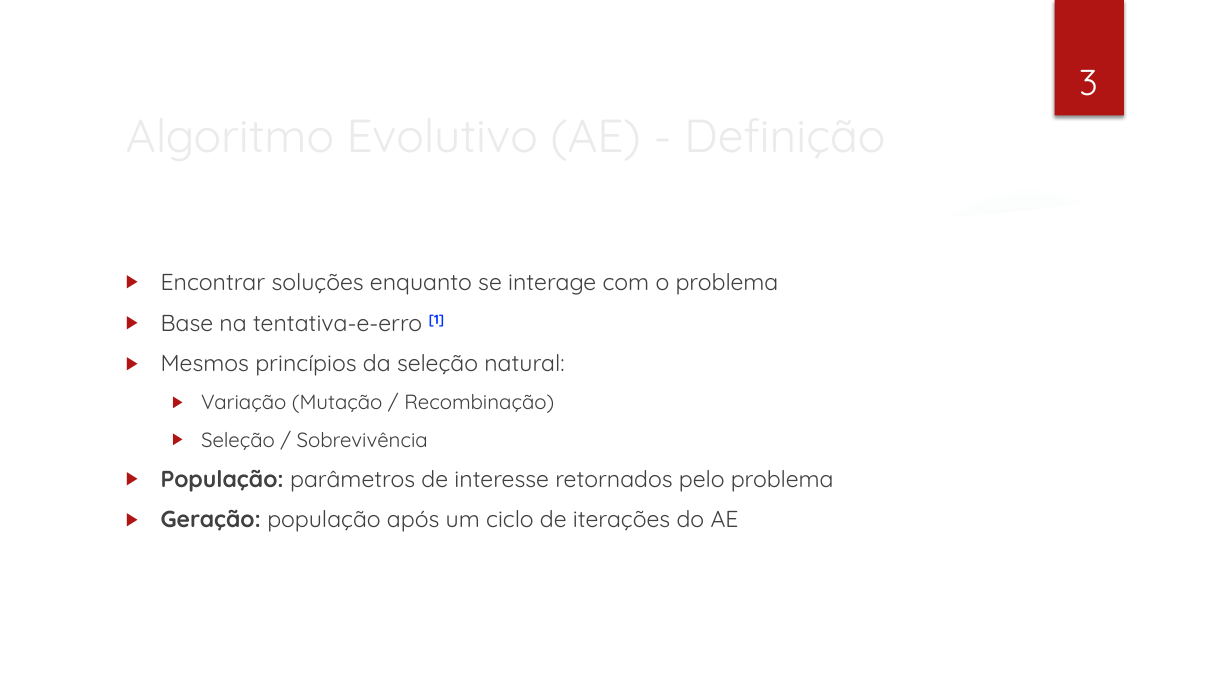
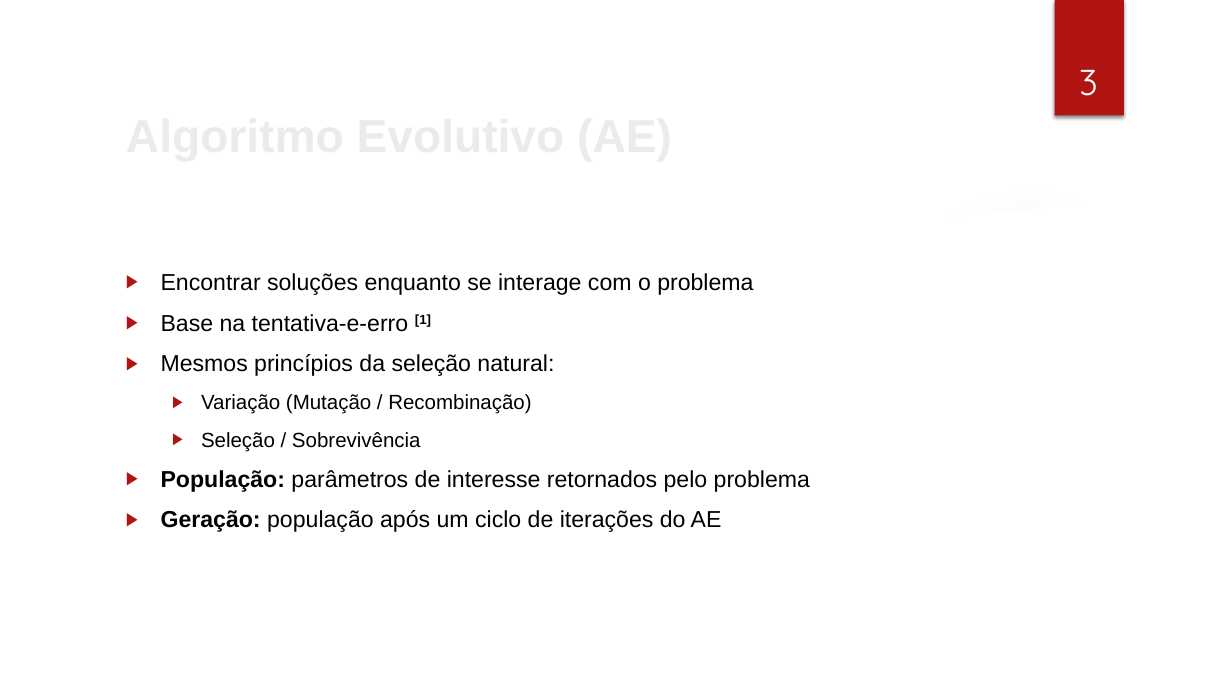
Before and after one commit to cassioss/genetics, a slide deck: slide 4 of presentations/TG2_Apresentacao_Cassio.pptx. Drawn at 1232x693 pixels with LibreOffice and Linux fonts; fonts in the diff are those of the drawing; background and template pictures are left out. Boxes give left, top, right and bottom in pixels: in the first picture for what was removed or moved away, otherwise in the second. Text is boxed around its words. In the diff, an @@ line names an element or a change of style, - is before the commit and + after.

```diff
--- a/presentations/TG2_Apresentacao_Cassio.pptx
+++ b/presentations/TG2_Apresentacao_Cassio.pptx
@@ text "Encontrar soluções enquanto se interage ..." at [161, 273, 810, 532]: font Quicksand to Arial, text colour #404040 to #000000; text colour #0432FF to #000000 in "[1]" @@
@@ title at [691, 511, 722, 527]: text changed; font Quicksand to Arial; bold on @@
-Algoritmo Evolutivo (AE) - Definição
+Algoritmo Evolutivo (AE)
```
Also in this commit, not shown: 41 other files.
